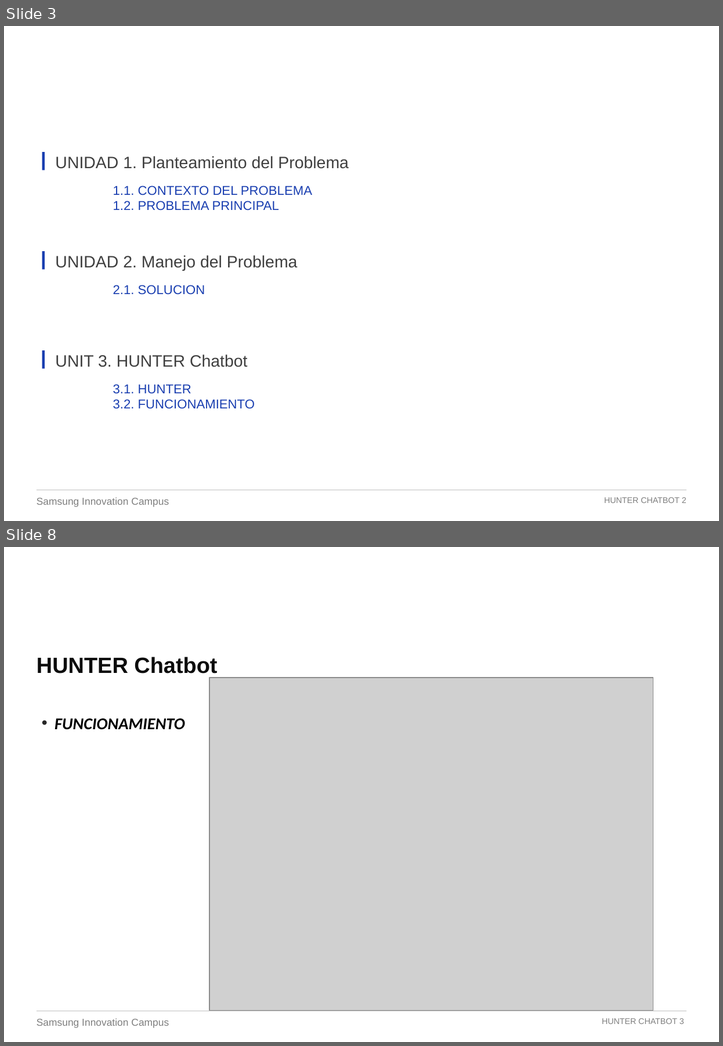
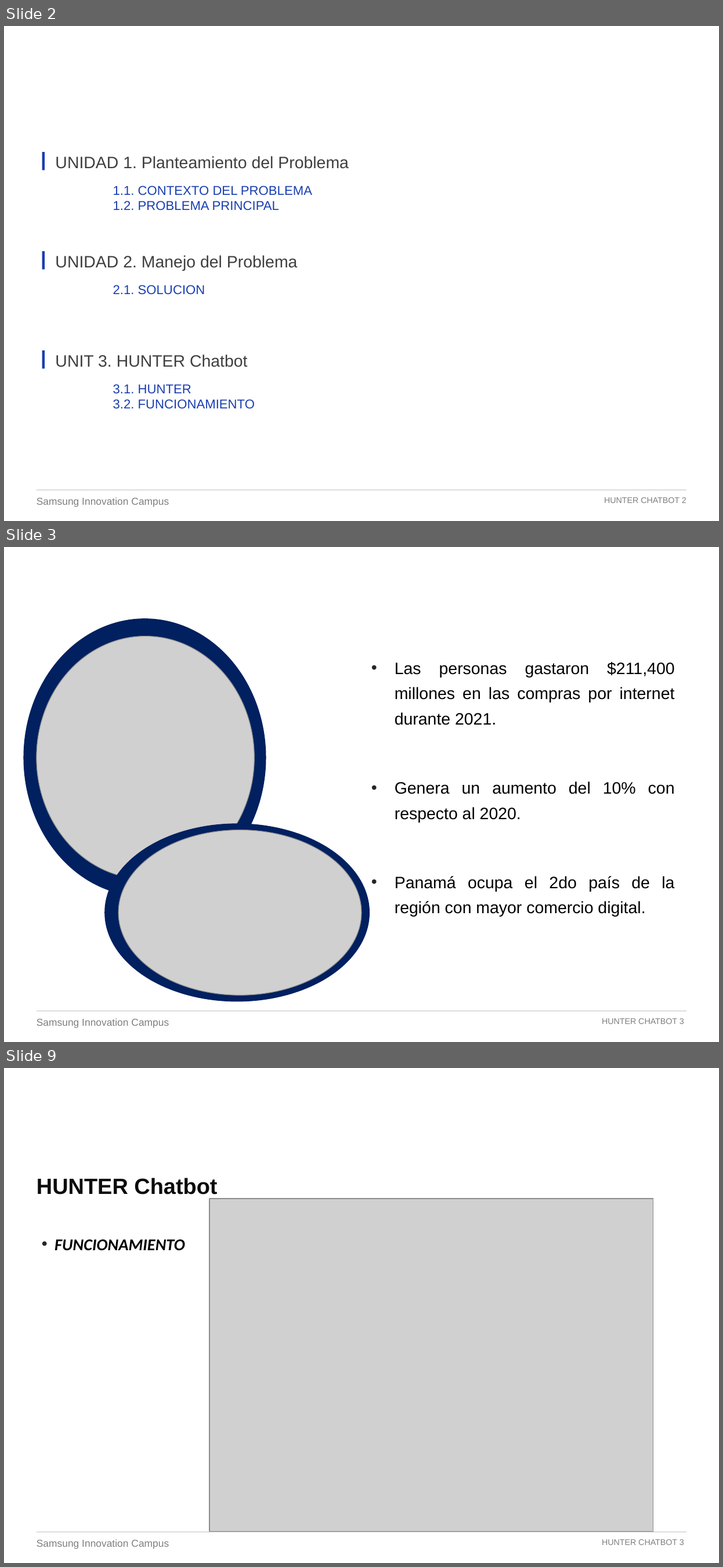
Before and after one commit to Profe-Jose-Burgos/Hunter, a slide deck: PPT HUNTER (1).pptx. Shown one above the other, each under a label of ours: slides 3 and 8 before the commit, slides 2, 3 and 9 after it; the slides between them are not shown. The pictures are 723x1046 and 723x1567 pixels, drawn with LibreOffice and Linux fonts; fonts in the diff are those of the drawing; grey boxes stand for pictures; background and template pictures are left out. Boxes give left, top, right and bottom in pixels: in the first picture for what was removed or moved away, otherwise in the second. Text is boxed around its words. In the diff, an @@ line names an element or a change of style, - is before the commit and + after.

```diff
--- a/PPT HUNTER (1).pptx
+++ b/PPT HUNTER (1).pptx
@@ slide 3 added at <box>4,547,719,1042</box>, background picture (left out); not listed: 3 template elements that a slide beside it also shows @@
@@ text added at <box>36,570,652,600</box>, 28 pt, text #FFFFFF @@
+  ¿Sabían que….
@@ ellipse added at <box>24,619,265,896</box>, fill #002060, outline #002060 2 pt @@
@@ picture added at <box>36,636,254,879</box> @@
@@ text added at <box>394,662,674,916</box>, 18 pt, text #000000 @@
+• Las personas gastaron $211,400 millones en las compras por internet durante 2021.
+• Genera un aumento del 10% con respecto al 2020.
+• Panamá ocupa el 2do país de la región con mayor comercio digital.
@@ ellipse added at <box>106,824,369,1001</box>, fill #002060, outline #002060 2 pt, 14 pt, text #FFFFFF @@
+c
@@ picture added at <box>118,830,361,995</box> @@
@@ what was slide 3 is now slide 2 @@
@@ what was slide 8 is now slide 9 @@
```
Also in this commit, not shown: 2 slides changed, 3 other slides added, 3 slides removed, 3 other files.
